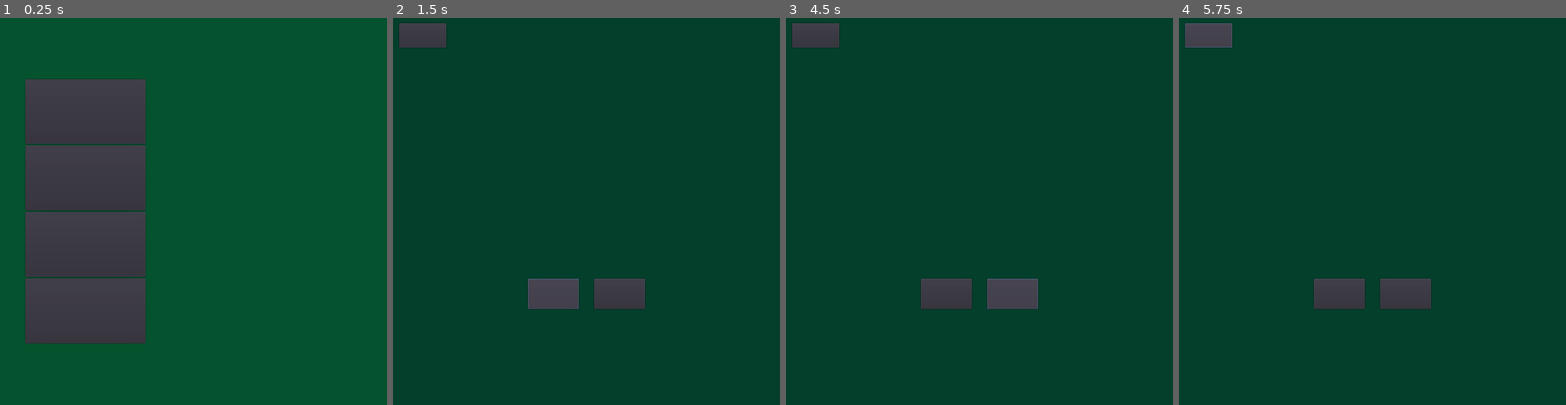
Above: before the commit, frames 1-4 (left to right).
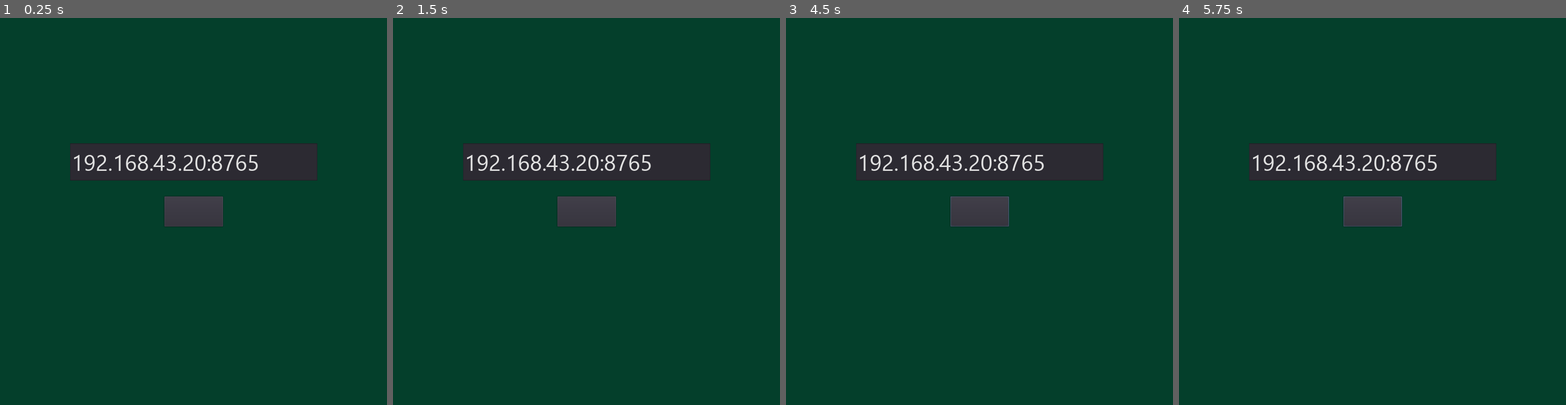
Above: after the commit, the same moments.

Repository: UPDCS192Group4/PusoyDosOnline
Game: Godot game, scene res://pseudo-lobby.tscn
Two runs of this game, one before a commit and one after it. Both use one fixed random seed, a clock stepped at 60 frames per second and the inputs below. Before the commit the project starts from res://Home.tscn.
Inputs (mouse positions are in pixels of both pictures, inside the frame that each line leads up to):
- Up to frame 1 (0.25 s): no input
- Up to frame 2 (1.5 s): click (478, 110) at 0.5 s, where only the run before the commit has a clickable "PLAY"; click (551, 292) at 1.25 s, where only the run before the commit has a clickable "PLAY"
- Up to frame 3 (4.5 s): click (944, 292) at 2 s, where only the run before the commit has a clickable "PLAY"; click (979, 211) at 2.75 s, where only the run after the commit has a clickable "Enter"; click (979, 211) at 3.5 s, where only the run after the commit has a clickable "Enter"; click (1014, 292) at 4.25 s, where only the run before the commit has a clickable "PASS"
- Up to frame 4 (5.75 s): click (1209, 33) at 5 s, where only the run before the commit has a clickable "Home"

The runs differ from the first frame. In frame 1, 25% of the frame differs, in the area x 6-82%, y 15-85%; in frame 2, 10%; in frame 3, 10%; in frame 4, 10%.
Error before the commit: Parse Error: The identifier "hand" isn't declared in the current scope. (res://Game.gd:226)

Commit message:
Modified Hand scene.

Diff:
--- a/project/Hand.gd
+++ b/project/Hand.gd
@@ -25,11 +25,8 @@
 		cards[i].isCurrentPlayer = 1
 		cards[i].changeFace()
 		add_child(cards[i])
-		#print(i, ' ', cards[i].rank, ' ', cards[i].suit)
 		OVAL_VECT = Vector2(H_RAD * cos(ANGLE), -V_RAD * sin(ANGLE))
 		cards[i].rect_position = OVAL_CENTRE + OVAL_VECT - cards[i].rect_size / 2
-		#cards[i].rect_position.x -= cards[i].rect_size.x
-		#print(OVAL_VECT, cards[i].rect_position)
 		cards[i].rect_rotation = (90 - rad2deg(ANGLE)) / 4
 		ANGLE += ANG_DIST
 
@@ -55,11 +52,19 @@
 	var pressedArray = Array()
 	var ranks = Array()
 	var suits = Array()
+
+	# add variable for message-passing between hosts
+	var cards_string = PoolStringArray() # combined ranks and suits but in string
+
 	for card in cards:
 		if card._is_pressed:
 			pressedArray.append(card)
 			ranks.append(card.rank)
 			suits.append(card.suit)
+
+			#update added variable
+			cards_string.append(str(card.suit) + "-" + str(card.rank))
+
 	ANG_DIST += 0.0075 * pressedArray.size()
 	for card in pressedArray:
 		var k = cards.find(card)
@@ -74,9 +79,14 @@
 		cards[i].rect_position = OVAL_CENTRE + OVAL_VECT - cards[i].rect_size / 2
 		cards[i].rect_rotation = (90 - rad2deg(ANGLE)) / 4
 		ANGLE += ANG_DIST
+
 	var pileNode = get_parent().get_node('Pile')
 	pileNode.getTopOfPile()
 	pileNode.updatePile(ranks,suits)
+
+	var play_message = "play " + cards_string.join(",")
+	print("played ", play_message)
+	get_parent().ws.get_peer(1).put_packet(play_message.to_utf8())
 #		var k = card.get_index()
 #		cards.remove(k)
 #		card.queue_free()
--- a/project/project.godot
+++ b/project/project.godot
@@ -21,7 +21,7 @@
 [application]
 
 config/name="Project"
-run/main_scene="res://Home.tscn"
+run/main_scene="res://pseudo-lobby.tscn"
 config/icon="res://icon.png"
 
 [autoload]
